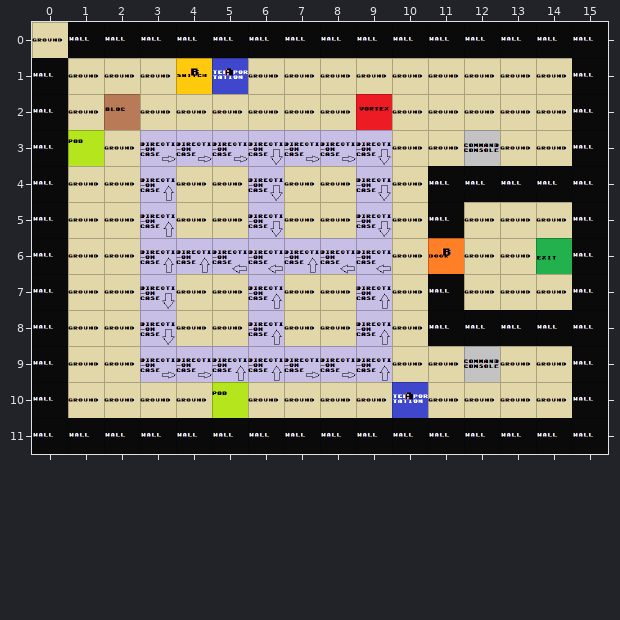
Two versions of a level (Tiled map (JSON), Assets/Levels/level1.json). Above is the file before it was changed.
Cells are 64x64 px. Shown: x 0..15, y 0..11.
Once edited:
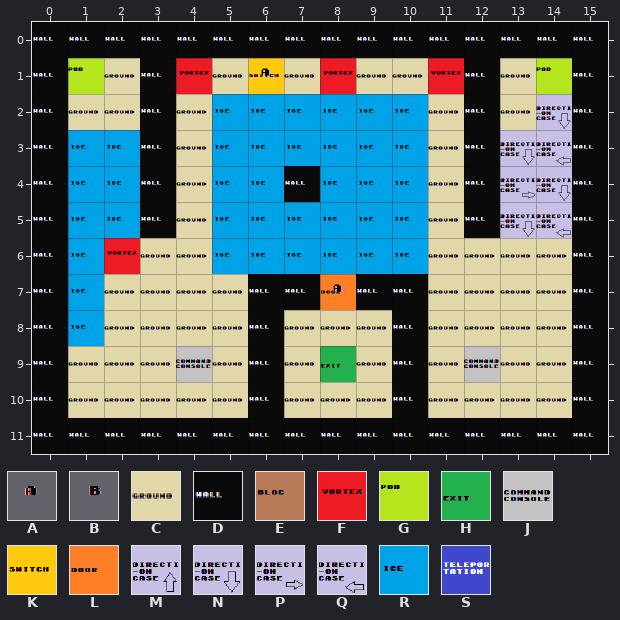
Key: from "links": A 0, B 1; from "typeOfCase": C 0, D 1, E 2, F 3, G 4, H 6, J 7, K 8, L 9, M 10, N 11, P 12, Q 13, R 15, S 16.
_ is an empty cell, # one hidden under a higher layer, . an unchanged one.
See-through tiles are keyed as they look on the map.
The edit:
--- layer "Tiles"
@@ x 0..14 @@
- 0 C..............
- 1 ...C........C..
- 2 ...C........C..
- 3 ...#........#..
- 4 ...#...C...D.DD
- 5 ...#.......DC..
+ 0 D..............
+ 1 ...D........D..
+ 2 ...D........D..
+ 3 ...D........D..
+ 4 ...D...D...C.##
+ 5 ...D.......CD..
@@ x 6..14 @@
- 7 #C.#CD...
- 8 #...CDDDD
- 9 #...C....
-10 C...#....
+ 7 DD.DDC...
+ 8 D...DCCCC
+ 9 D...D....
+10 D...D....
--- layer "Objects"
@@ x 1..14 @@
- 1 _..KS_._.._.._
- 2 ....____F_..._
- 3 G_PPPNPPN_.J__
- 4 __M._N._N_..__
- 5 __M._N__N_..__
- 6 __MMQQMQQ_L..H
- 7 _.N..M._M.....
- 8 _.N..M..M.....
- 9 ..PPMMPPM.....
-10 ....G....S....
+ 1 G..F_K.F..F..G
+ 2 ....RRRRRR...N
+ 3 RR__RRRRRR._NQ
+ 4 RR_.RR.RRR..PN
+ 5 RR_.RRRRRR..NQ
+ 6 RF__RRRRRR_.._
+ 7 R._.._.L_.....
+ 8 R._.._.._.....
+ 9 .._J___H_.....
+10 ...._...._....
--- layer "Links"
@@ x 4..6 @@
- 1 BA_
+ 1 __A
@@ x 8..11 @@
- 6 ...B
- 7 _...
+ 6 ..._
+ 7 A...
@@ x 10..10 @@
-10 A
+10 _
--- layer "blocs" (removed)
@@ x 2..2 @@
- 2 E
+ 2 _
